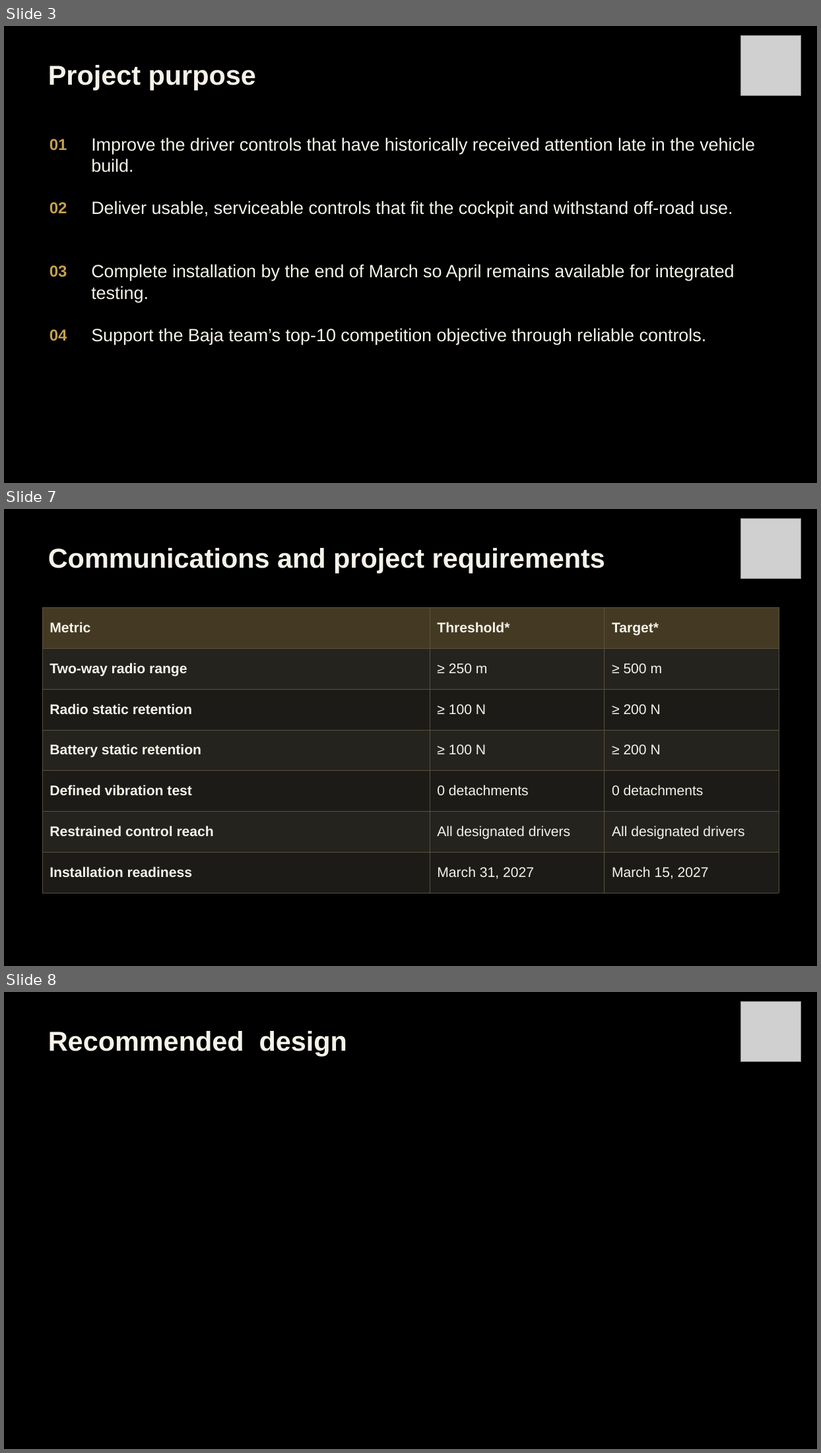
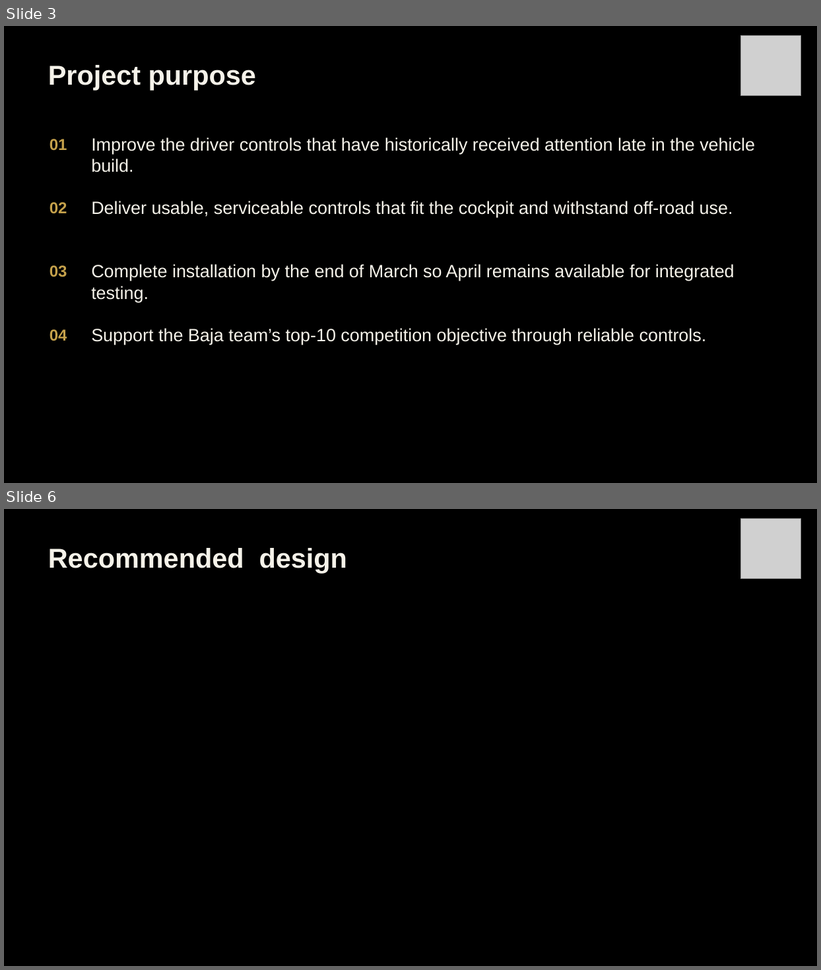
Before and after one commit to Polowater123/Aggie-Baja-Controls-The-A.B.C.-, a slide deck: PDR Draft.pptx. Shown one above the other, each under a label of ours: slides 3, 7 and 8 before the commit, slides 3 and 6 after it; the slides between them are not shown. The pictures are 821x1453 and 821x970 pixels, drawn with LibreOffice and Linux fonts; fonts in the diff are those of the drawing; grey boxes stand for pictures. Boxes give left, top, right and bottom in pixels: in the first picture for what was removed or moved away, otherwise in the second. Text is boxed around its words. In the diff, an @@ line names an element or a change of style, - is before the commit and + after.

```diff
--- a/PDR Draft.pptx
+++ b/PDR Draft.pptx
@@ slide 7 removed at <box>4,509,817,966</box>, background #000000 @@
@@ picture removed at <box>741,519,801,579</box> @@
@@ text removed at <box>48,548,605,573</box> @@
-Communications and project requirements
@@ table removed at <box>42,607,778,893</box>, 7 rows, 3 columns @@
-Metric | Threshold* | Target*
-Two-way radio range | ≥ 250 m | ≥ 500 m
-Radio static retention | ≥ 100 N | ≥ 200 N
-Battery static retention | ≥ 100 N | ≥ 200 N
-Defined vibration test | 0 detachments | 0 detachments
-Restrained control reach | All designated drivers | All designated drivers
-Installation readiness | March 31, 2027 | March 15, 2027
@@ what was slide 8 is now slide 6 @@
```
Also in this commit, not shown: 7 slides changed, 2 slides added, 3 other slides removed.
